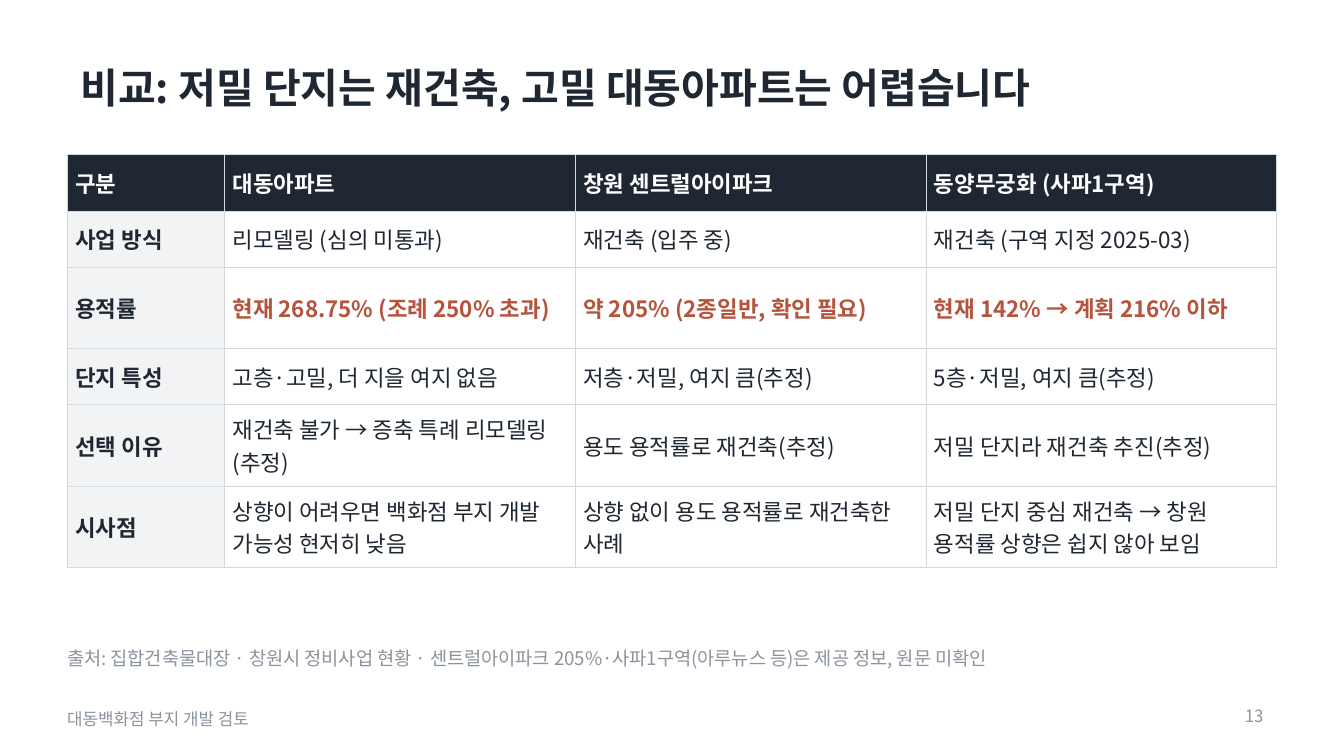
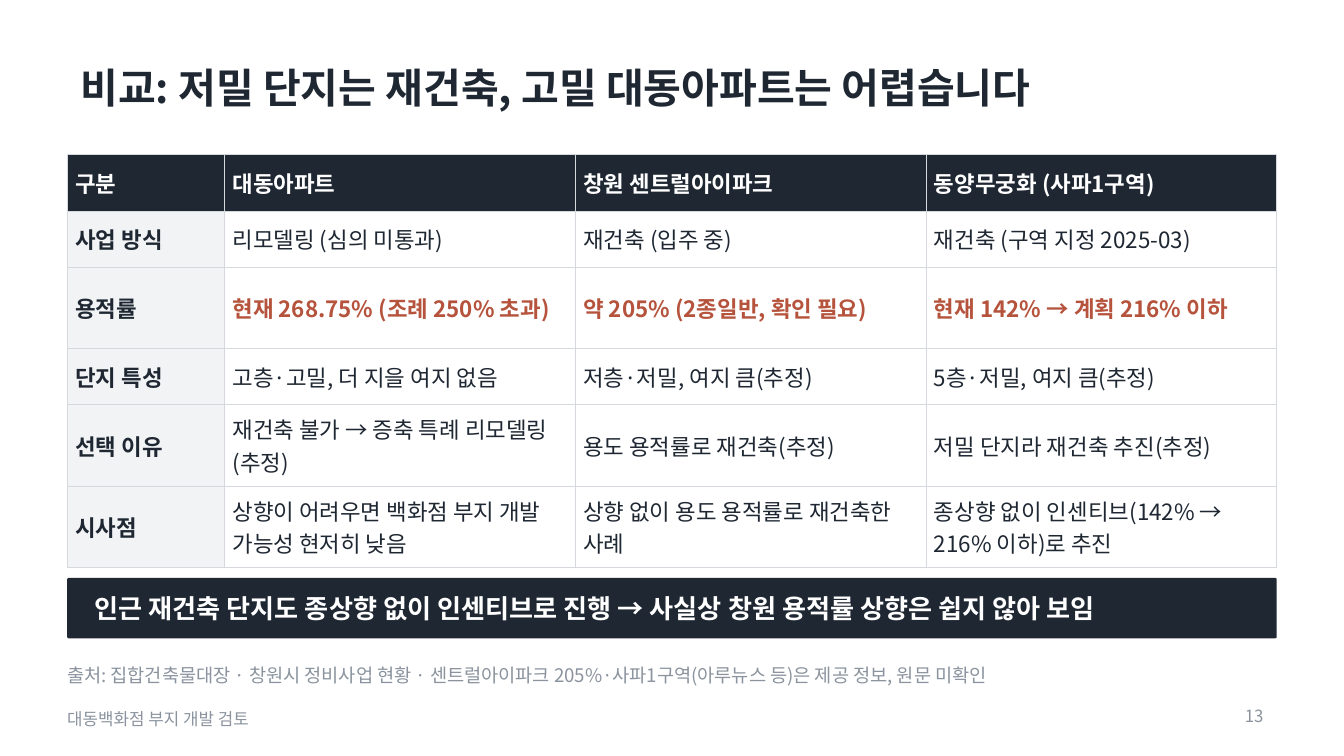
Before and after one commit to nadriboy2-design/dorim-redev-system, a slide deck: slide 13 of analysis/daedong/보고서/대동백화점_현장방문보고_제안검토요약2장추가_2026-11-13.pptx. Drawn at 1344x756 pixels with LibreOffice and Linux fonts; fonts in the diff are those of the drawing. Boxes give left, top, right and bottom in pixels: in the first picture for what was removed or moved away, otherwise in the second. Text is boxed around its words. In the diff, an @@ line names an element or a change of style, - is before the commit and + after.

```diff
--- a/analysis/daedong/보고서/대동백화점_현장방문보고_제안검토요약2장추가_2026-11-13.pptx
+++ b/analysis/daedong/보고서/대동백화점_현장방문보고_제안검토요약2장추가_2026-11-13.pptx
@@ table at [67,155,1277,560] @@
-row 6, column 4: 저밀 단지 중심 재건축 → 창원 용적률 상향은 쉽지 않아 보임
+row 6, column 4: 종상향 없이 인센티브(142% → 216% 이하)로 추진
@@ rounded rectangle added at [67,578,1277,638], fill #1E2732, 14 pt, text #FFFFFF, bold @@
+인근 재건축 단지도 종상향 없이 인센티브로 진행 → 사실상 창원 용적률 상향은 쉽지 않아 보임
@@ text "출처: 집합건축물대장 · 창원시 정비사업 ...": place and size @@
-text "출처: 집합건축물대장 · 창원시 정비사업 ..." at [67,649,986,669]
+text "출처: 집합건축물대장 · 창원시 정비사업 ..." at [67,666,986,686]
```
